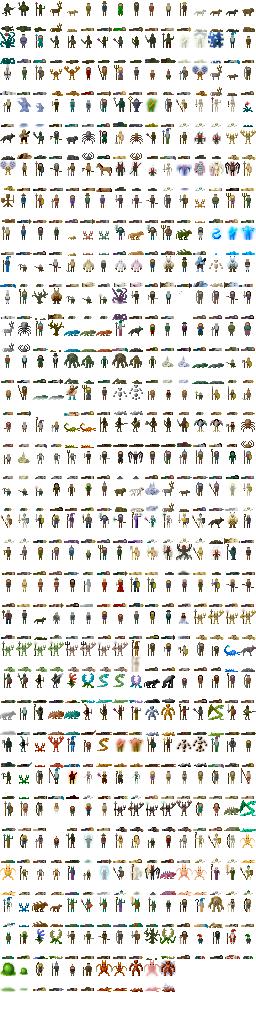
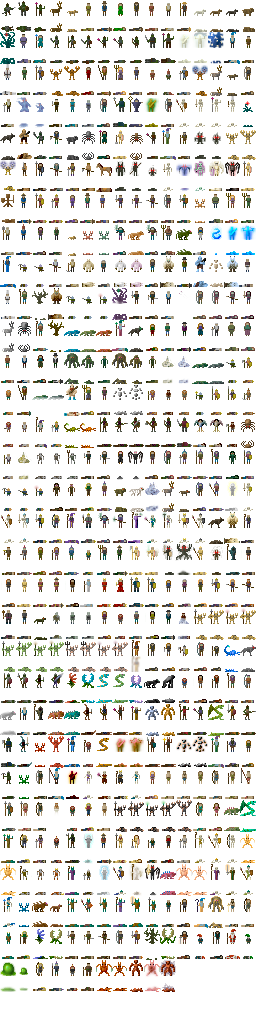
The second 256 x 1024 image is a revision of the first. Changes to its layers:
painted on "Background" over [148, 960, 159, 975]
